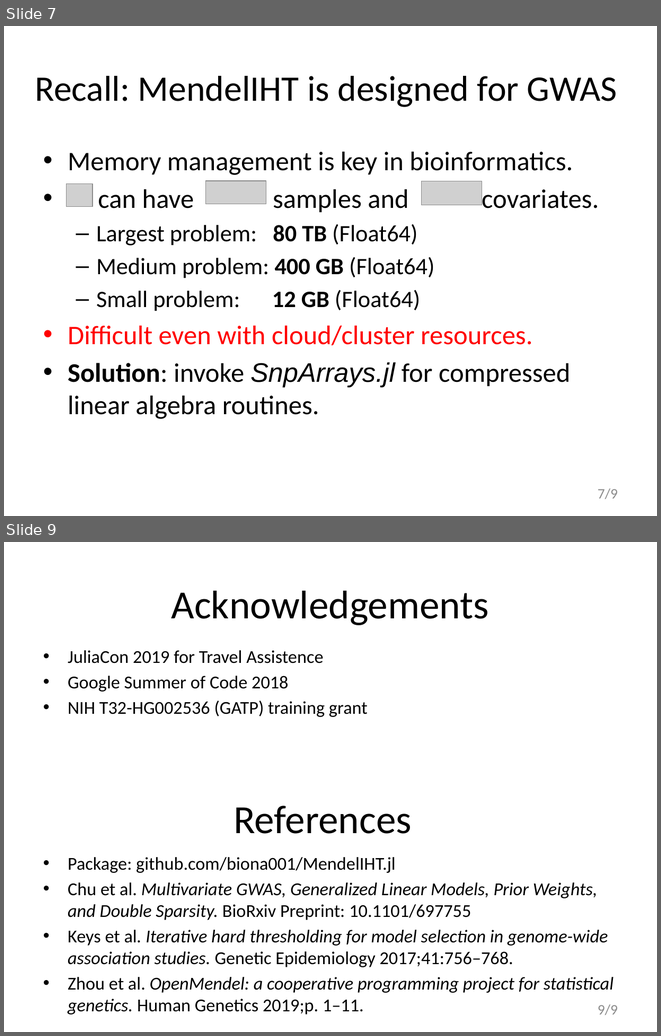
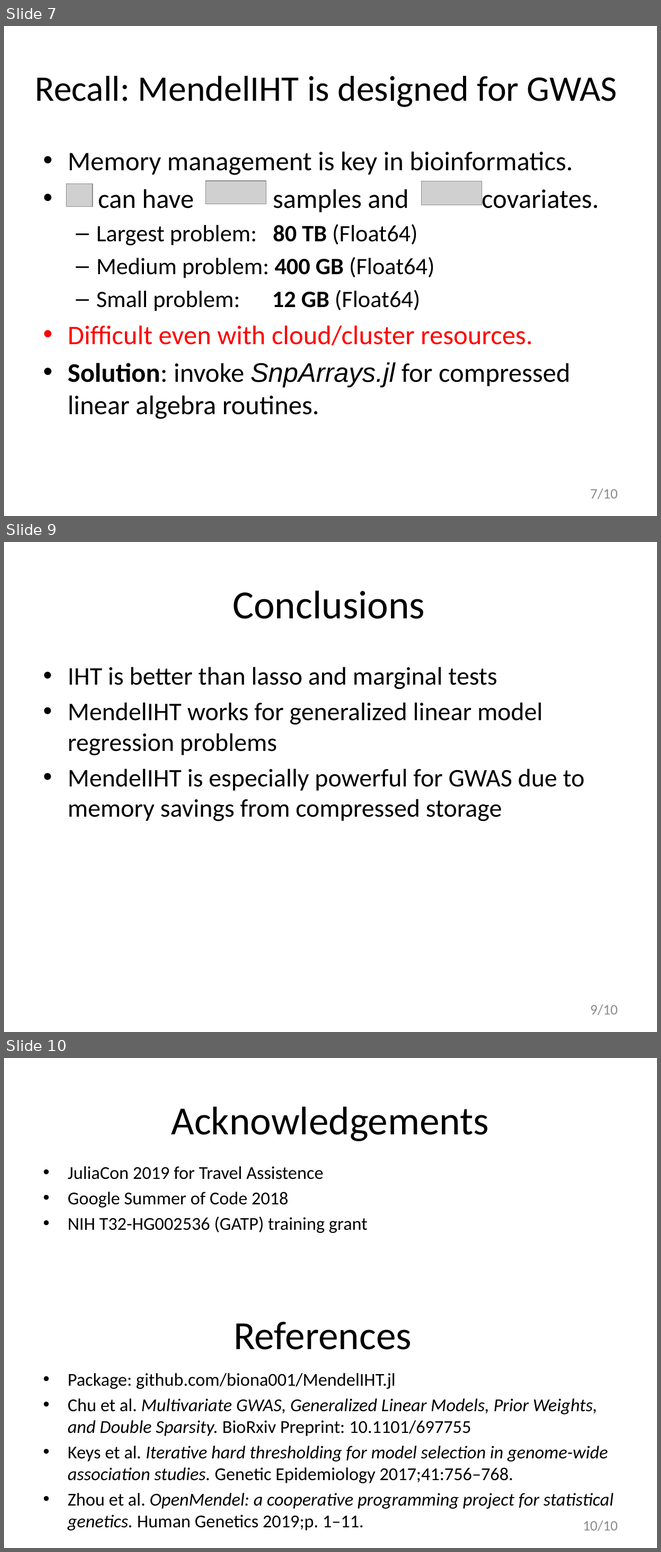
Before and after one commit to biona001/public-talks, a slide deck: JuliaCon 2019/talk/talk.pptx. Shown one above the other, each under a label of ours: slides 7 and 9 before the commit, slides 7, 9 and 10 after it; the slides between them are not shown. The pictures are 661x1036 and 661x1552 pixels, drawn with LibreOffice and Linux fonts; fonts in the diff are those of the drawing; grey boxes stand for pictures. Boxes give left, top, right and bottom in pixels: in the first picture for what was removed or moved away, otherwise in the second. Text is boxed around its words. In the diff, an @@ line names an element or a change of style, - is before the commit and + after.

Commit message:
added a conclusion slide

```diff
--- a/JuliaCon 2019/talk/talk.pptx
+++ b/JuliaCon 2019/talk/talk.pptx
@@ slide 9 added at bbox=[4, 542, 657, 1032], background #FFFFFF @@
@@ title added at bbox=[232, 590, 425, 619], 44 pt, text #000000 @@
+Conclusions
@@ text added at bbox=[68, 667, 585, 821], 28 pt, text #000000 @@
+• IHT is better than lasso and marginal tests
+• MendelIHT works for generalized linear model regression problems
+• MendelIHT is especially powerful for GWAS due to memory savings from compressed storage
@@ text added at bbox=[590, 1004, 618, 1015], 16 pt, text #8C8C8C @@
+9/10
@@ page number at bbox=[590, 488, 618, 499]: text changed @@
-7/9
+7/10
@@ what was slide 9 is now slide 10 @@
@@ page number at bbox=[583, 1520, 618, 1531]: text changed @@
-9/9
+10/10
```
Also in this commit, not shown: 5 slides changed, 1 other file.
